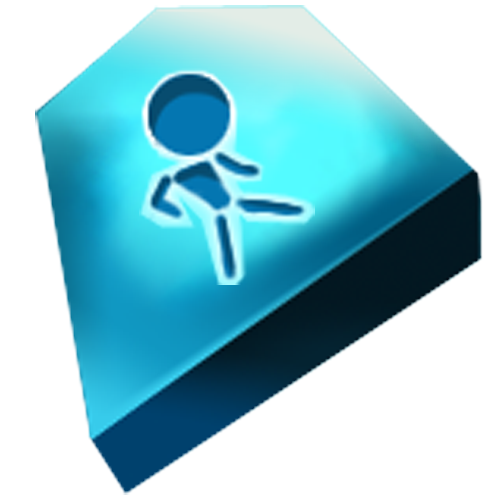
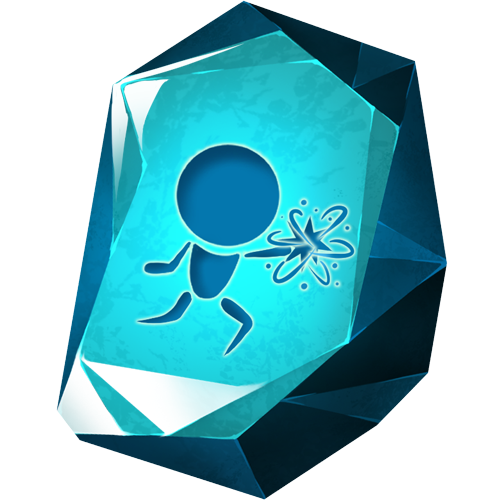
The second 500 x 500 image is a revision of the first. Changes to its layers:
removed layer "图层 1" over bbox(139, 68, 315, 285)
added layer "技能图标" above "高光" over bbox(133, 140, 358, 359)
painted on "高光" over bbox(53, 5, 469, 439)
removed layer "宝石" over bbox(35, 5, 483, 495)
added layer "图层 58 副本" above "背景" over bbox(56, 0, 448, 500)